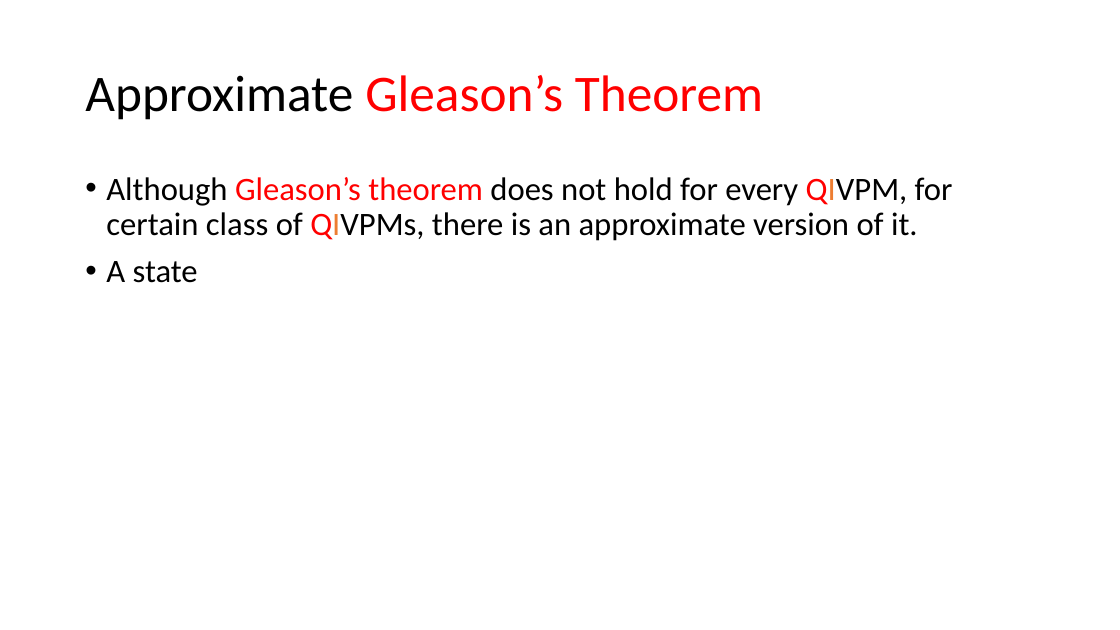
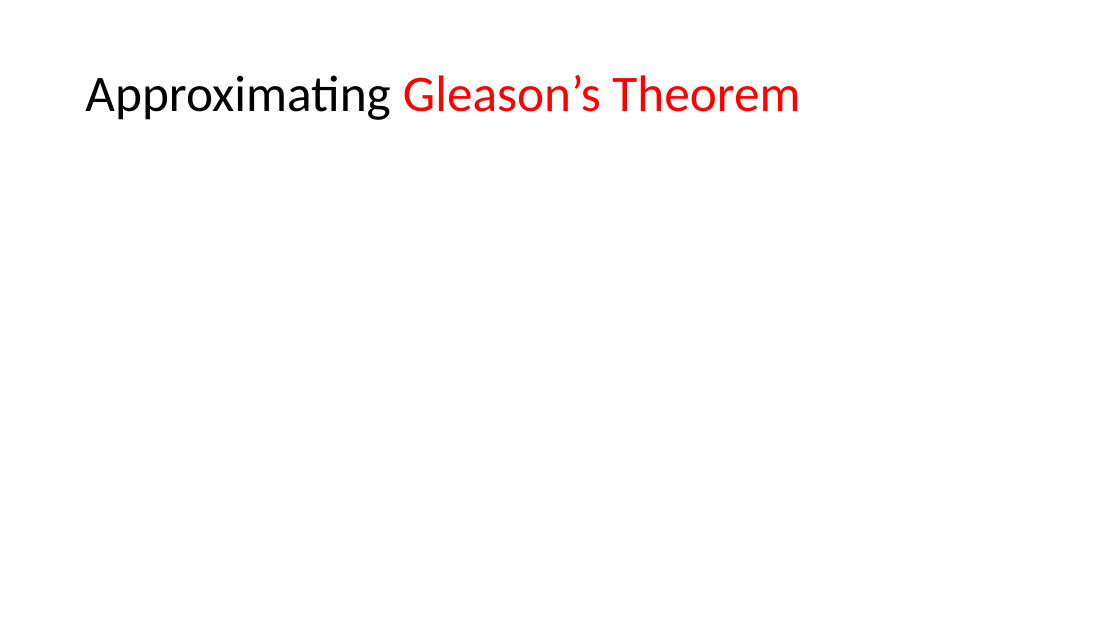
Before and after one commit to yuttai/Contextuality-and-Nonlocality-in-Discrete-Quantum-Theory, a slide deck: slide 19 of prop_letter.pptx. Drawn at 1120x630 pixels with LibreOffice and Linux fonts; fonts in the diff are those of the drawing; grey boxes stand for pictures. Boxes give left, top, right and bottom in pixels: in the first picture for what was removed or moved away, otherwise in the second. Text is boxed around its words. In the diff, an @@ line names an element or a change of style, - is before the commit and + after.

Commit message:
prop_letter.pptx "Core and Gleason's theorem" Updating...

```diff
--- a/prop_letter.pptx
+++ b/prop_letter.pptx
@@ title at <box>85,75,800,120</box>: text changed @@
-Approximate Gleason’s Theorem
+Approximating Gleason’s Theorem
@@ text removed at <box>106,177,953,283</box> @@
-• Although Gleason’s theorem does not hold for every QIVPM, for certain class of QIVPMs, there is an approximate version of it.
-• A state
```
Also in this commit, not shown: 1 other slide changed.
